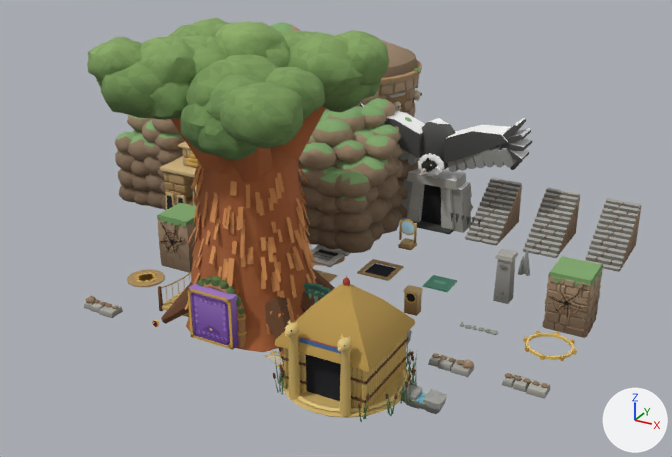
The Blender file art/blender/lugares.blend, before and after one commit.
Rendered twice from a 50 mm camera at (30.4, -51.7, 22.5) aimed at (8.8, -12.4, 2.8). Every picture has the same lights, and +X, +Y and +Z are marked at lower right. The first picture is the older version.

In view in the first picture: 'chullpa_entrada', 'cumbre_entrada', 'escalinata_e', 'escalinata_medio', 'escalinata_o', 'fachada_templo', 'monolito', 'muro_agrietado', 'muro_agrietado_risco', 'quenoa_entrada', 'rocas_rincon', 'salto_e', 'salto_medio', 'sello_losa', 'totora_entrada', 'vertiente_pico' and 16 more.
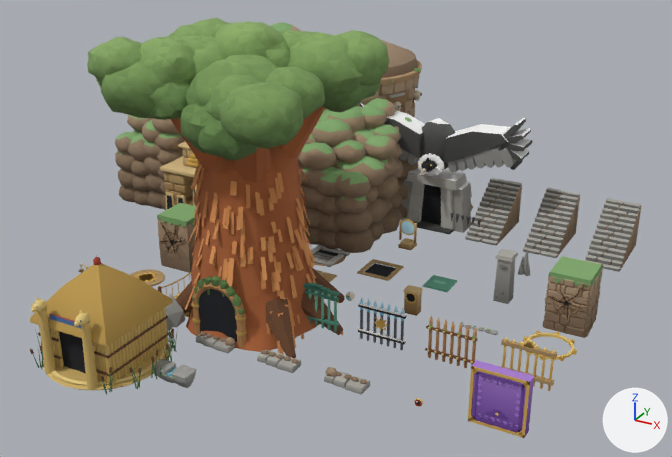
Changed parts and their boxes (x1, y1, x2, y2) in the pictures (672 x 457 px):
```json
{"object": "totora_entrada", "change": "moved", "before": [273, 275, 418, 422], "after": [30, 256, 178, 395]}
{"object": "sello_losa", "change": "moved", "before": [187, 284, 239, 350], "after": [468, 360, 534, 438]}
{"object": "vertiente_pico", "change": "moved", "before": [399, 384, 447, 414], "after": [151, 359, 196, 388]}
{"object": "salto_medio", "change": "moved", "before": [502, 373, 550, 399], "after": [257, 349, 301, 373]}
{"object": "reja_cumbre", "change": "added", "after": [358, 298, 407, 350]}
{"object": "salto_e", "change": "moved", "before": [428, 353, 474, 377], "after": [196, 332, 235, 353]}
{"object": "reja_quenoa", "change": "added", "after": [425, 315, 478, 368], "on screen": "brown"}
{"object": "reja_templo", "change": "added", "after": [500, 337, 557, 391], "on screen": "brown"}
{"object": "rocas_rincon", "change": "moved", "before": [406, 330, 412, 347], "after": [165, 293, 185, 332], "on screen": "mostly hidden before"}
{"object": "reja_totora", "change": "added", "after": [78, 264, 91, 273], "on screen": "mostly hidden"}
```

The change, as JSON lines over the scene's bpy script:
```json
{"op": "add", "block": "me_reja_templo", "code": ["me_reja_templo = bpy.data.meshes.new('reja_templo')", "me_reja_templo.from_pydata(...)  # 96 vertices, 72 faces; spans x -1.2..1.2, y -0.1..0.1, z 0.0..2.2", "me_reja_templo.materials.append(mat_paleta)  # picture img_palette_png"]}
{"op": "add", "block": "me_reja_cumbre", "code": ["me_reja_cumbre = bpy.data.meshes.new('reja_cumbre')", "me_reja_cumbre.from_pydata(...)  # 320 vertices, 227 faces; spans x -1.2..1.2, y -0.14..0.09, z 0.0..2.25", "me_reja_cumbre.materials.append(mat_paleta)  # picture img_palette_png"]}
{"op": "add", "block": "me_reja_totora", "code": ["me_reja_totora = bpy.data.meshes.new('reja_totora')", "me_reja_totora.from_pydata(...)  # 888 vertices, 598 faces; spans x -1.2..1.2, y -0.13..0.12, z 0.0..2.29", "me_reja_totora.materials.append(mat_paleta)  # picture img_palette_png"]}
{"op": "add", "block": "me_reja_quenoa", "code": ["me_reja_quenoa = bpy.data.meshes.new('reja_quenoa')", "me_reja_quenoa.from_pydata(...)  # 608 vertices, 581 faces; spans x -1.2..1.2, y -0.2..0.07, z 0.0..2.2", "me_reja_quenoa.materials.append(mat_paleta)  # picture img_palette_png"]}
{"op": "set", "path": "ob_sello_losa.location", "old": "(7.0, -21.0, 0.0)", "new": "(21.0, -21.0, 0.0)"}
{"op": "set", "path": "ob_vertiente_pico.location", "old": "(17.5, -21.0, 0.0)", "new": "(7.0, -24.5, 0.0)"}
{"op": "set", "path": "ob_rocas_rincon.location", "old": "(14.0, -17.5, 0.0)", "new": "(3.5, -21.0, 0.0)"}
{"op": "set", "path": "ob_salto_medio.location", "old": "(21.0, -17.5, 0.0)", "new": "(10.5, -21.0, 0.0)"}
{"op": "set", "path": "ob_salto_e.location", "old": "(17.5, -17.5, 0.0)", "new": "(7.0, -21.0, 0.0)"}
{"op": "set", "path": "ob_totora_entrada.location", "old": "(14.0, -21.0, 0.0)", "new": "(3.5, -24.5, 0.0)"}
{"op": "add", "block": "ob_reja_templo", "code": ["ob_reja_templo = bpy.data.objects.new('reja_templo', me_reja_templo)", "ob_reja_templo.location = (21.0, -17.5, 0.0)"]}
{"op": "add", "block": "ob_reja_cumbre", "code": ["ob_reja_cumbre = bpy.data.objects.new('reja_cumbre', me_reja_cumbre)", "ob_reja_cumbre.location = (14.0, -17.5, 0.0)"]}
{"op": "add", "block": "ob_reja_totora", "code": ["ob_reja_totora = bpy.data.objects.new('reja_totora', me_reja_totora)", "ob_reja_totora.location = (0.0, -21.0, 0.0)"]}
{"op": "add", "block": "ob_reja_quenoa", "code": ["ob_reja_quenoa = bpy.data.objects.new('reja_quenoa', me_reja_quenoa)", "ob_reja_quenoa.location = (17.5, -17.5, 0.0)"]}
```
